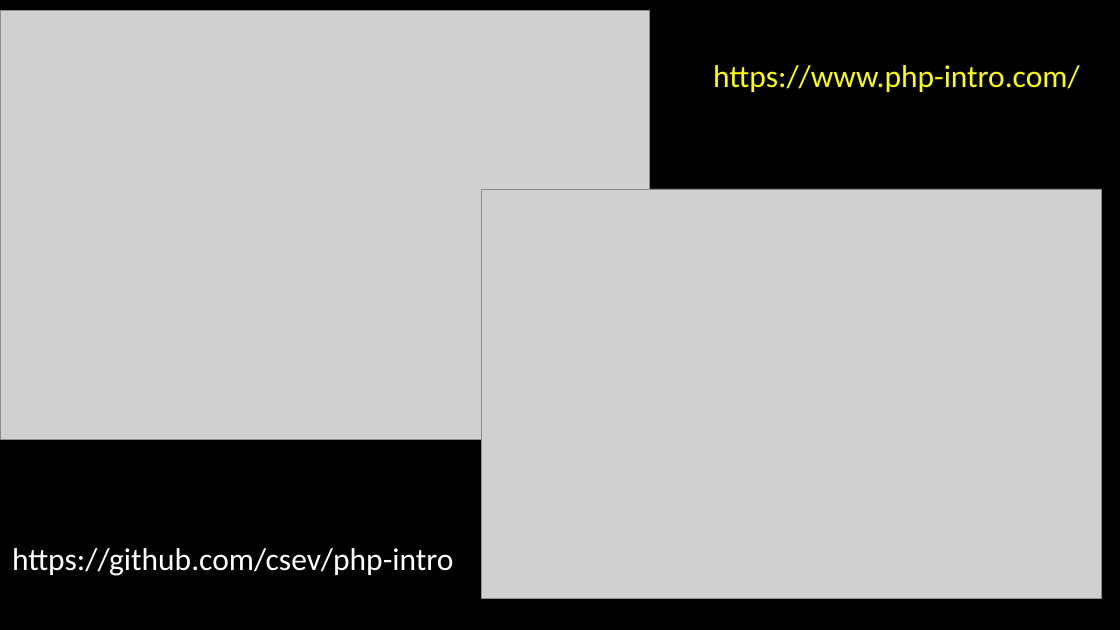
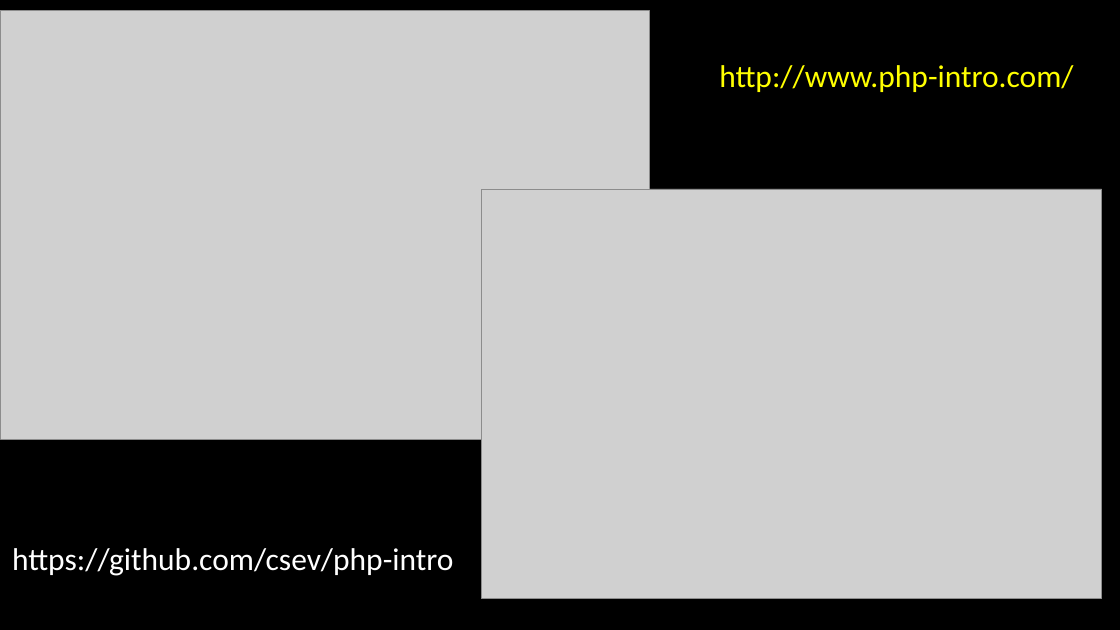
Before and after one commit to csev/wa4e, a slide deck: slide 21 of lectures/PHP-06-Functions.ppt. Drawn at 1120x630 pixels with LibreOffice and Linux fonts; fonts in the diff are those of the drawing; grey boxes stand for pictures. Boxes give left, top, right and bottom in pixels: in the first picture for what was removed or moved away, otherwise in the second. Text is boxed around its words. In the diff, an @@ line names an element or a change of style, - is before the commit and + after.

```diff
--- a/lectures/PHP-06-Functions.ppt
+++ b/lectures/PHP-06-Functions.ppt
@@ text at [719,65,1073,92]: text changed @@
-https://www.php-intro.com/
+http://www.php-intro.com/
```
Also in this commit, not shown: 2 other slides changed, 2 other files.
